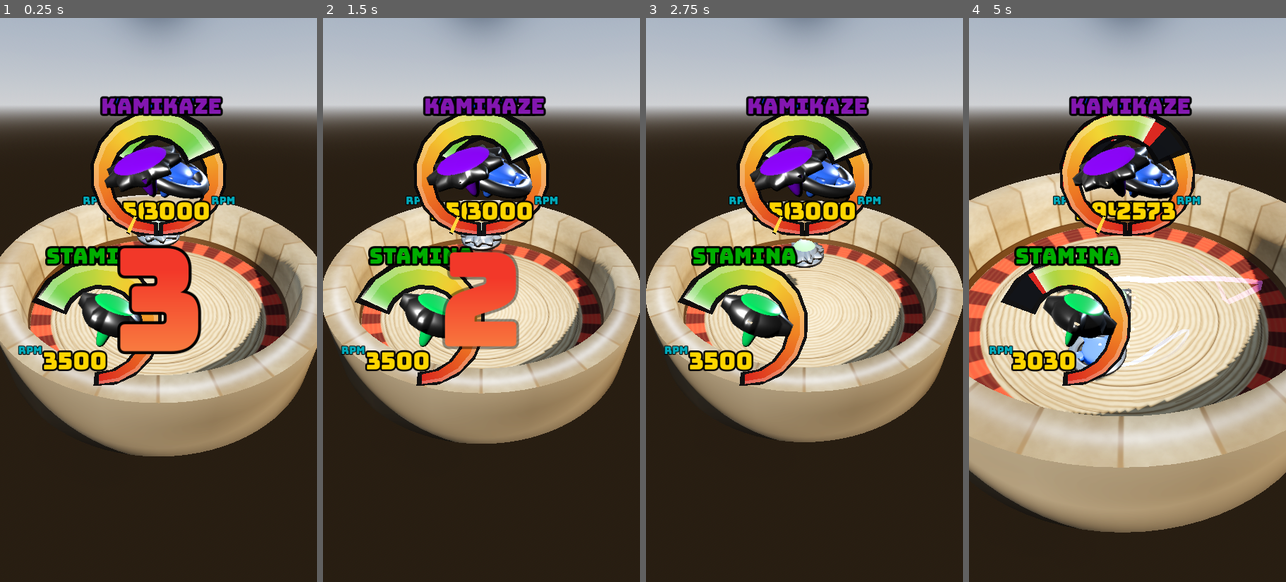
Above: before the commit, frames 1-4 (left to right).
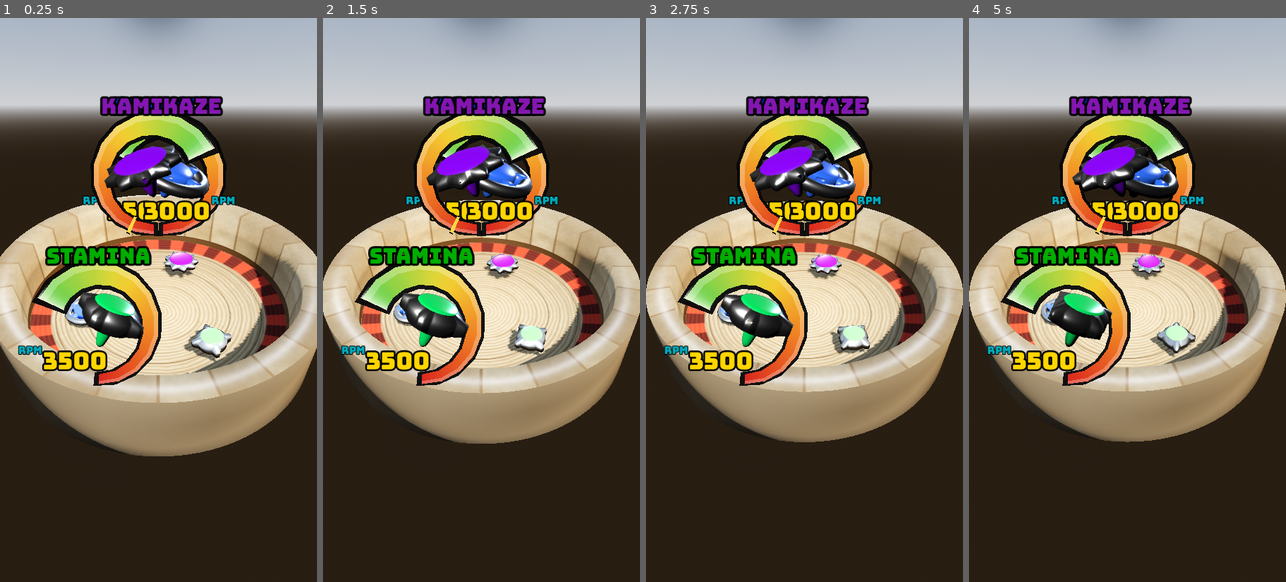
Above: after the commit, the same moments.

Repository: TaurusFire/SuperBattleTops
Game: Godot game, scene res://Scenes/Main.tscn
Two runs of this game, one before a commit and one after it. Both use one fixed random seed, a clock stepped at 60 frames per second and the inputs below.
Inputs:
- Up to frame 1 (0.25 s): no input
- Up to frame 2 (1.5 s): no input
- Up to frame 3 (2.75 s): no input
- Up to frame 4 (5 s): no input

The runs differ from the first frame. In frame 1, 5.1% of the frame differs, in the area x 20-74%, y 35-62%; in frame 2, 4.4%; in frame 3, 1.3%; in frame 4, 47%, in the area x 0-100%, y 17-92%.

Commit message:
major changes

Diff:
--- a/battle-tops/Scenes/Main.tscn
+++ b/battle-tops/Scenes/Main.tscn
@@ -96,26 +96,11 @@
 [node name="WorldEnvironment" type="WorldEnvironment" parent="." unique_id=2043798271]
 environment = SubResource("Environment_pbw6q")
 
-[node name="GameManager" type="Node" parent="." unique_id=1117798205 node_paths=PackedStringArray("arena", "tops")]
+[node name="GameManager" type="Node" parent="." unique_id=1117798205 node_paths=PackedStringArray("arena", "tops", "intro")]
 script = ExtResource("5_pbw6q")
 arena = NodePath("../Arena")
 tops = [NodePath("../Def"), NodePath("../Kam"), NodePath("../Stam")]
-collision_radius = null
-separation_radius = null
-velocity_weight = null
-slowmo_scale = null
-hitstop_max_duration = null
-hitstop_reference_damage = null
-hitstop_reference_knockback = null
-hitstop_threshold = null
-hitstop_overrun = null
-hitstop_curve = null
-spawn_radius_ratio = null
-spawn_angle_offset = null
-randomise_spawn_rotation = null
-tie_window = null
-freeze_delay = null
-vertical_threshold = null
+intro = NodePath("../IntroSequence")
 
 [node name="ClashSparks" type="Node3D" parent="." unique_id=860210630 node_paths=PackedStringArray("manager")]
 script = ExtResource("14_1p5hy")
--- a/battle-tops/Scripts/game_manager.gd
+++ b/battle-tops/Scripts/game_manager.gd
@@ -74,15 +74,16 @@
 		top.opponents = tops.filter(func(t): return t != top)
 		top.entered_dying.connect(_on_top_entered_dying)
 
+	# Must precede the intro: the sequencer reads each top's position as the
+	# destination it flies to.
+	_arrange_tops()
+
 	if intro != null:
 		phase = Phase.INTRO
 		intro.finished.connect(_on_intro_finished)
 		intro.begin()
 	else:
 		_start_countdown()
-
-	time_remaining = countdown_seconds
-	phase = Phase.COUNTDOWN
 
 func _on_intro_finished() -> void:
 	_start_countdown()
